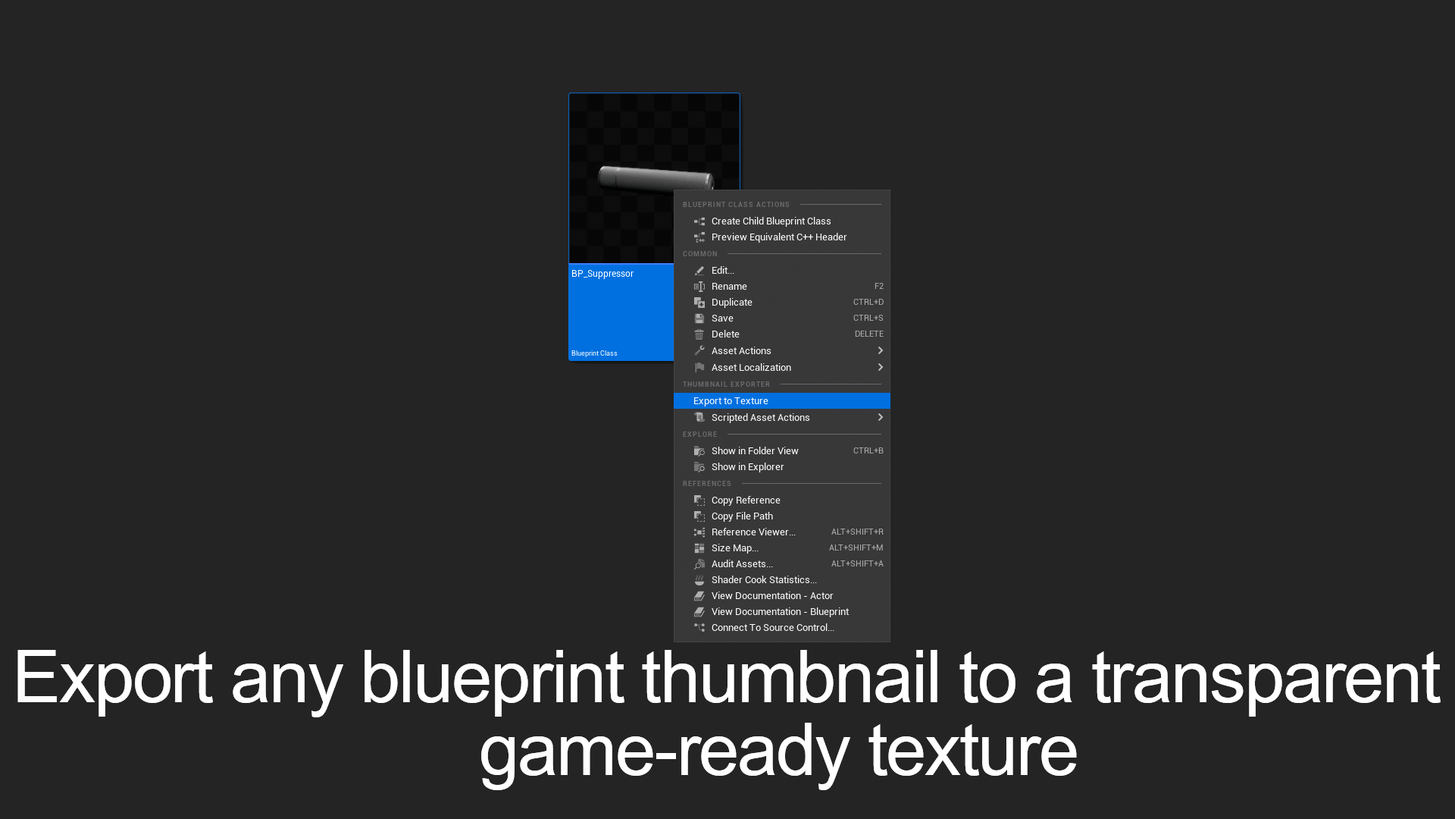
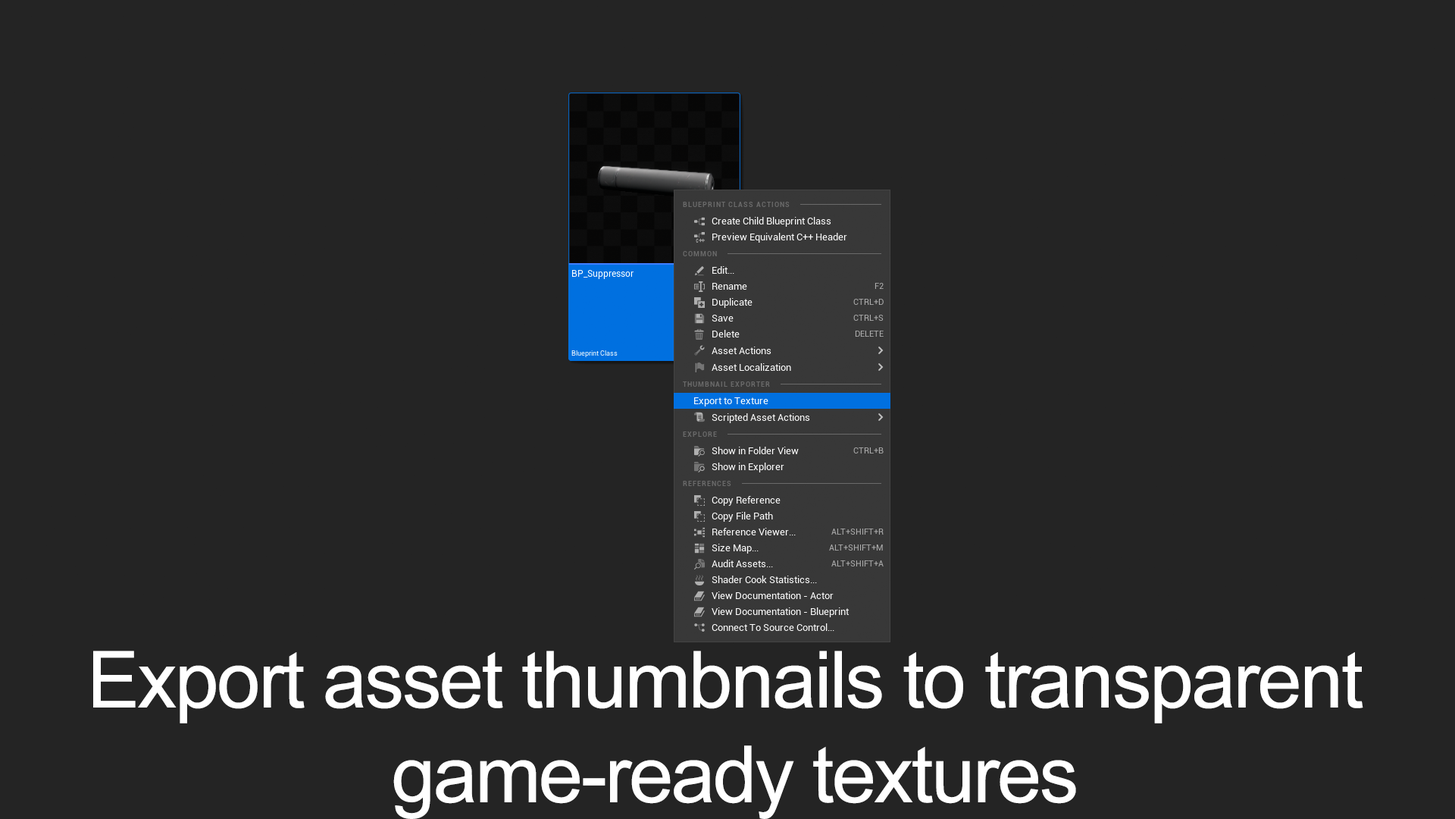
Revision of a layered (1455, 819) image; what changed, layer by layer:
added layer "Export asset thumbnails to transparent game-ready textures" above "Layer 2" over <box>93,650,1364,819</box>
added layer "Layer 2" above "352175333_944572926824718_2307297627741734013_n" over <box>17,649,1441,819</box>
